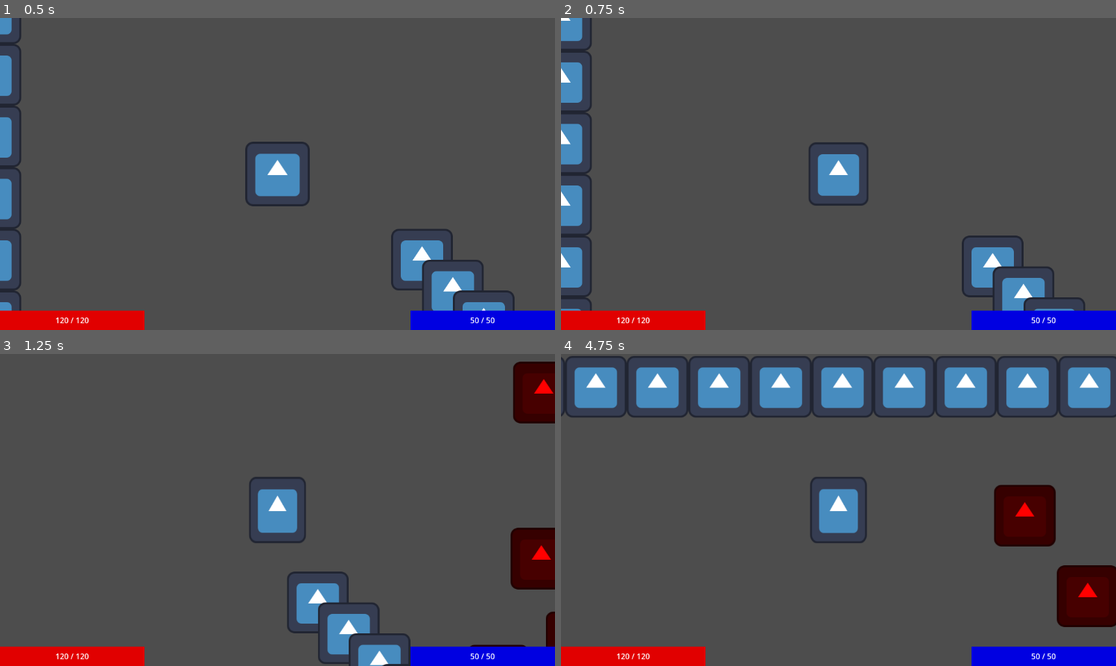
Above: before the commit, frames 1-4 (two rows, left to right).
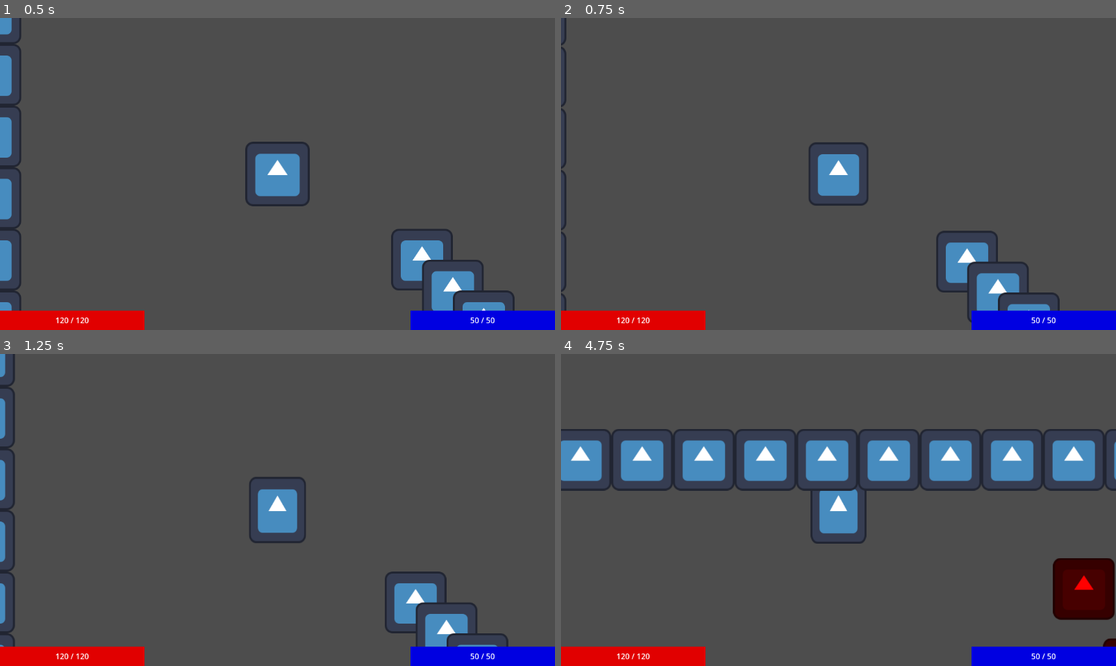
Above: after the commit, the same moments.

Repository: PietPadda/Godot_2D_ARPG
Game: Godot game, scene res://scenes/levels/main.tscn
Same seed, same stepped clock (60 frames per second), same inputs: the game is played once before the commit and once after it. The engine's default icon, where the game draws it, is replaced by a stand-in: a white triangle on a blue panel in a dark square.
Inputs (mouse positions are in pixels of both pictures, inside the frame that each line leads up to):
- Up to frame 1 (0.5 s): no input
- Up to frame 2 (0.75 s): tap Enter at 0.5 s; move the mouse to (960, 158) at 0.52 s; tap Space (attack) at 0.6 s; click (960, 158) at 0.67 s
- Up to frame 3 (1.25 s): no input
- Up to frame 4 (4.75 s): move the mouse to (727, 525) at 1.27 s; click (727, 525) at 1.35 s; move the mouse to (894, 441) at 2.02 s; tap I (toggle_character_sheet) at 2.1, 4.35 s; click (894, 441) at 2.17 s; move the mouse to (938, 369) at 2.77 s; tap Space (attack) at 2.85 s; click (938, 369) at 2.92 s; move the mouse to (938, 400) at 3.52 s; press the mouse at (938, 400) at 3.53 s; move the mouse to (977, 369) at 4.27 s; release the mouse at (977, 369) at 4.28 s; click (977, 369) at 4.42 s

Frame 1 is identical in both runs. In frame 2, 5.7% of the frame differs, in the area x 0-95%, y 0-98%; in frame 3, 8.9%; in frame 4, 27%, in the area x 0-100%, y 0-94%.

Commit message:
fix(player): remove starting node from path to prevent movement jitter

Diff:
--- a/scripts/player/states/player_chase_state.gd
+++ b/scripts/player/states/player_chase_state.gd
@@ -66,6 +66,11 @@
 	self.last_target_tile = end_pos
 	self.move_path = Grid.find_path(start_pos, end_pos)
 
+	# Remove the first point, which is the player's current location.
+	# This prevents trying to first walk to it's starting position
+	if not move_path.is_empty():
+		move_path.remove_at(0)
+
 	player.get_node("AnimationComponent").play_animation("Move")
 	_move_to_next_tile()
 
--- a/scripts/player/states/player_move_state.gd
+++ b/scripts/player/states/player_move_state.gd
@@ -10,6 +10,11 @@
 var move_path: PackedVector2Array = []
 
 func enter() -> void:
+	# Remove the first point, which is the player's current location.
+	# This prevents trying to first walk to it's starting position
+	if not move_path.is_empty():
+		move_path.remove_at(0)
+
 	# When we enter, start listening for the component to finish a step.
 	grid_movement_component.move_finished.connect(_on_move_finished)
 	player.get_node("AnimationComponent").play_animation("Move")
